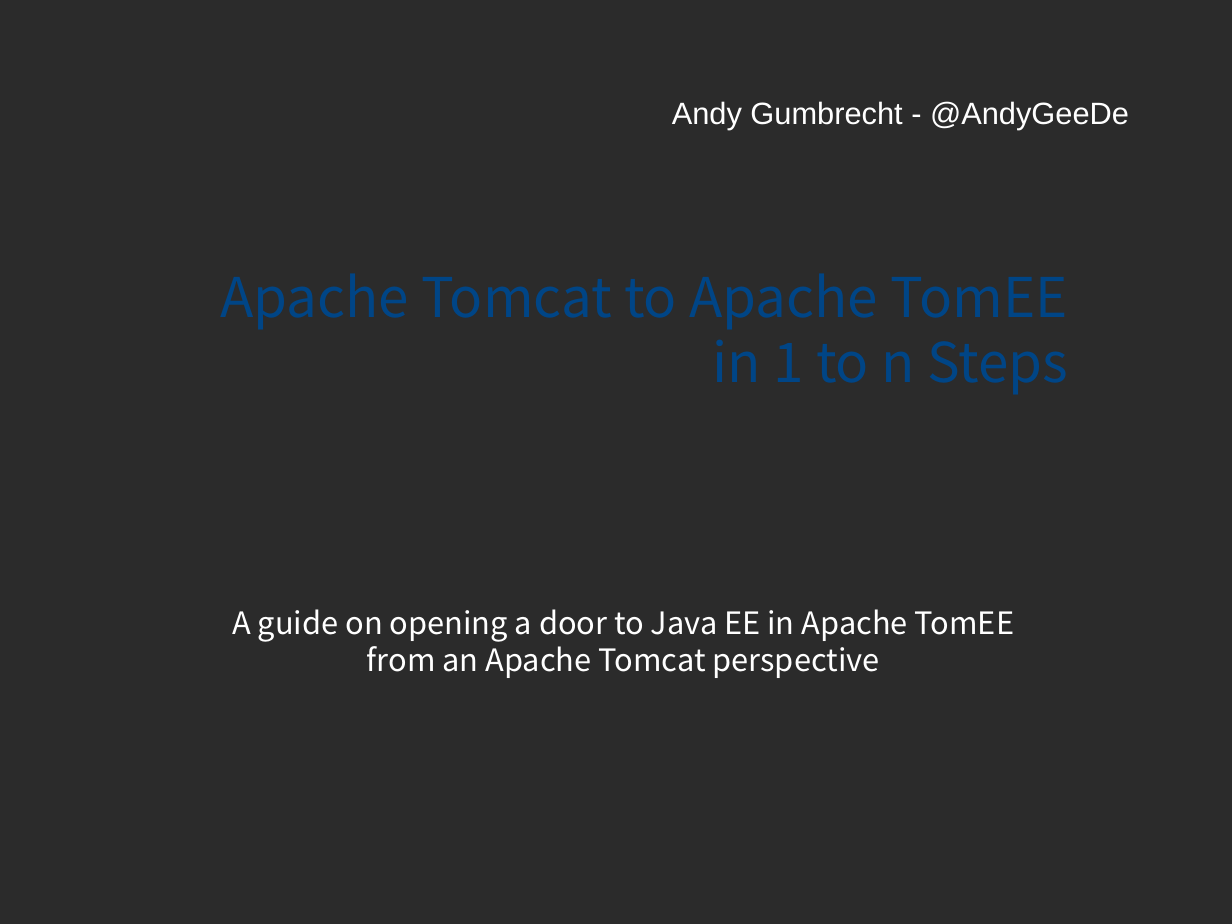
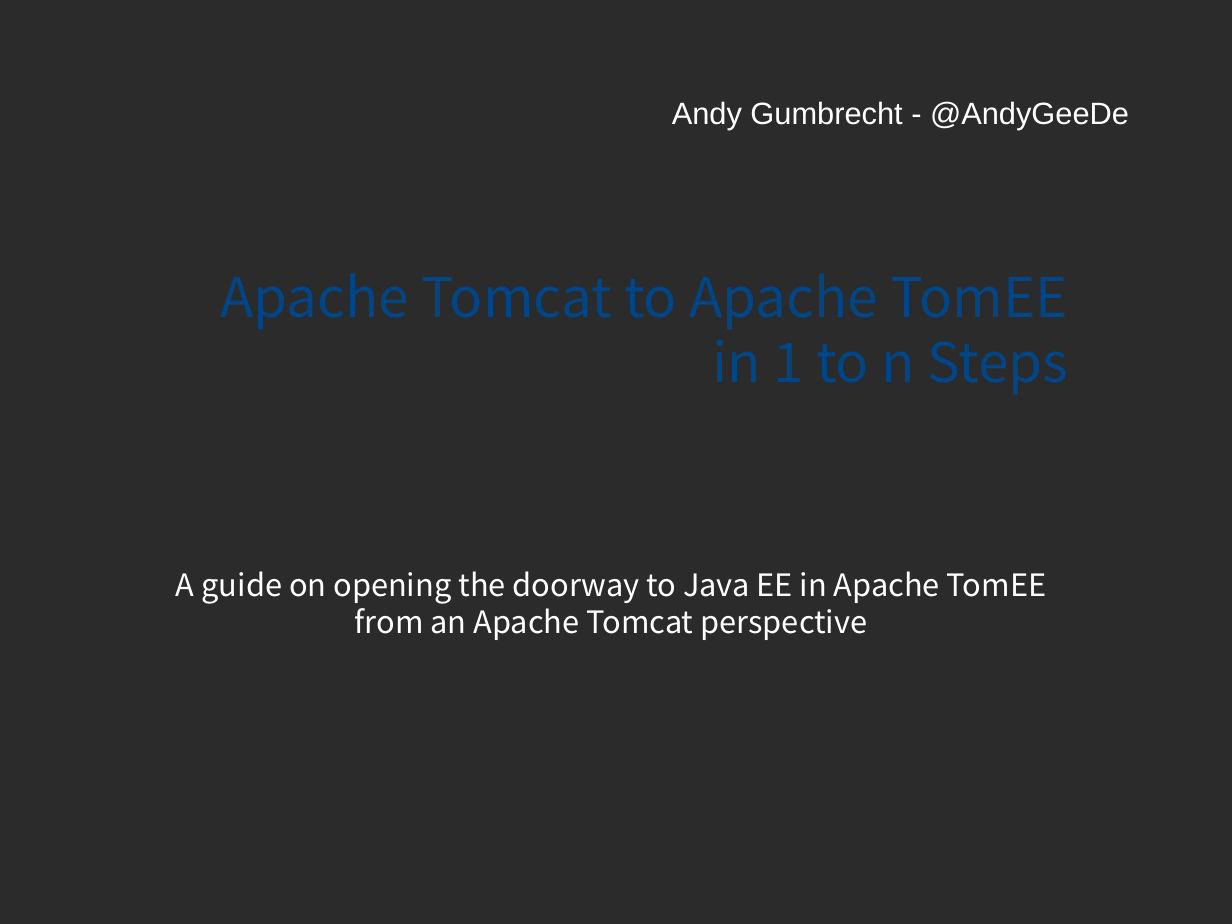
Before and after one commit to AndyGee/jpetstore-6, a slide deck: slide 1 of TomcatToTomEE.1-n.odp (slide 2 before the commit). Drawn at 1232x924 pixels with LibreOffice and Linux fonts; fonts in the diff are those of the drawing; background and template pictures are left out; a plain dark background stands for a picture behind light text. Boxes give left, top, right and bottom in pixels: in the first picture for what was removed or moved away, otherwise in the second. Text is boxed around its words. In the diff, an @@ line names an element or a change of style, - is before the commit and + after.

```diff
--- a/TomcatToTomEE.1-n.odp
+++ b/TomcatToTomEE.1-n.odp
@@ text "A guide on opening the ...": place and size @@
-text "A guide on opening the ..." at (232,609,1015,678)
+text "A guide on opening the ..." at (176,571,1047,640)
@@ text at (176,571,1047,604): text changed @@
-A guide on opening a door to Java EE in Apache TomEE
+A guide on opening the doorway to Java EE in Apache TomEE
```
Also in this commit, not shown: 4 other slides changed, 1 slide removed, 1 other file.
